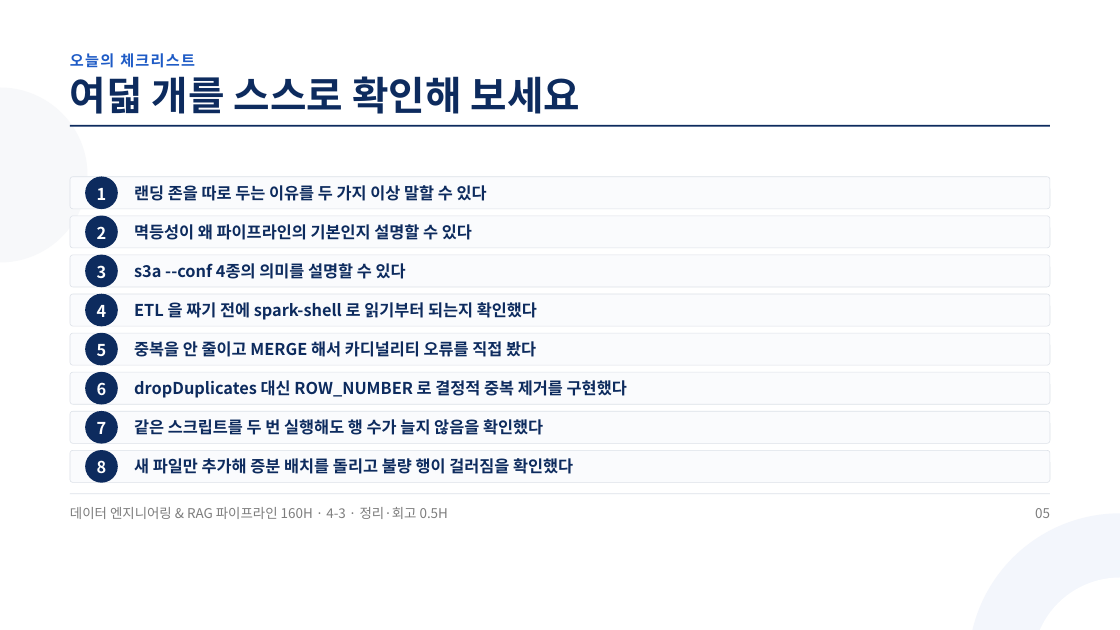
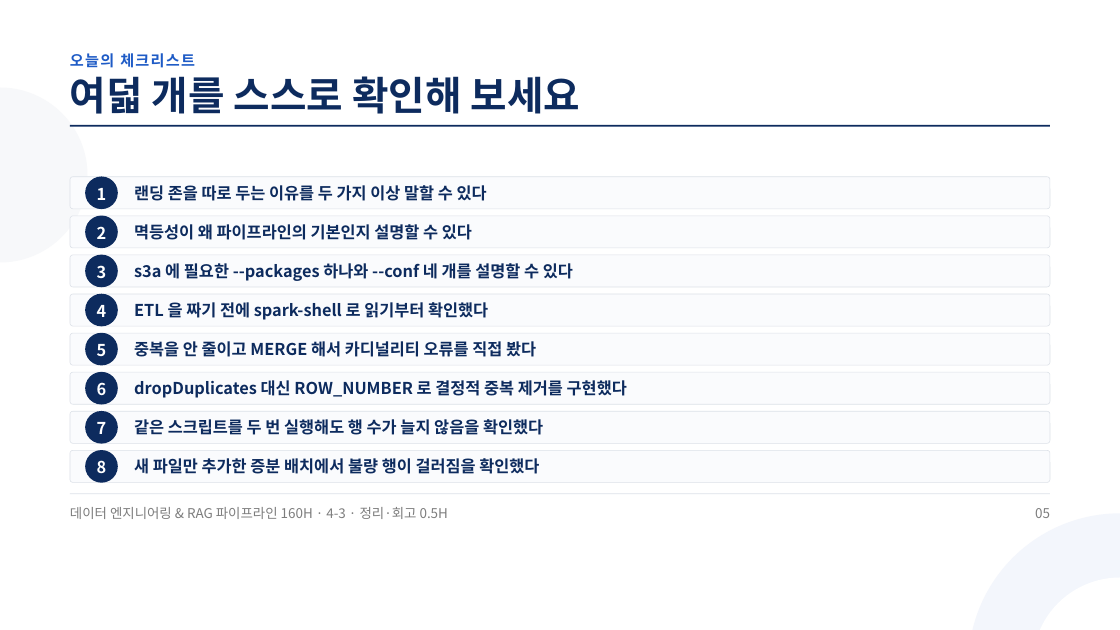
Before and after one commit to aebonlee/materials, a slide deck: slide 5 of data-eng/decks/w4d3s4.pptx. Drawn at 1120x630 pixels with LibreOffice and Linux fonts; fonts in the diff are those of the drawing. Boxes give left, top, right and bottom in pixels: in the first picture for what was removed or moved away, otherwise in the second. Text is boxed around its words. In the diff, an @@ line names an element or a change of style, - is before the commit and + after.

```diff
--- a/data-eng/decks/w4d3s4.pptx
+++ b/data-eng/decks/w4d3s4.pptx
@@ text at box(134, 263, 573, 281): text changed @@
-s3a --conf 4종의 의미를 설명할 수 있다
+s3a 에 필요한 --packages 하나와 --conf 네 개를 설명할 수 있다
@@ text at box(134, 302, 488, 320): text changed @@
-ETL 을 짜기 전에 spark-shell 로 읽기부터 되는지 확인했다
+ETL 을 짜기 전에 spark-shell 로 읽기부터 확인했다
@@ text at box(134, 458, 539, 474): text changed @@
-새 파일만 추가해 증분 배치를 돌리고 불량 행이 걸러짐을 확인했다
+새 파일만 추가한 증분 배치에서 불량 행이 걸러짐을 확인했다
```
Also in this commit, not shown: 7 other slides changed, 1 slide added, 12 other files.
